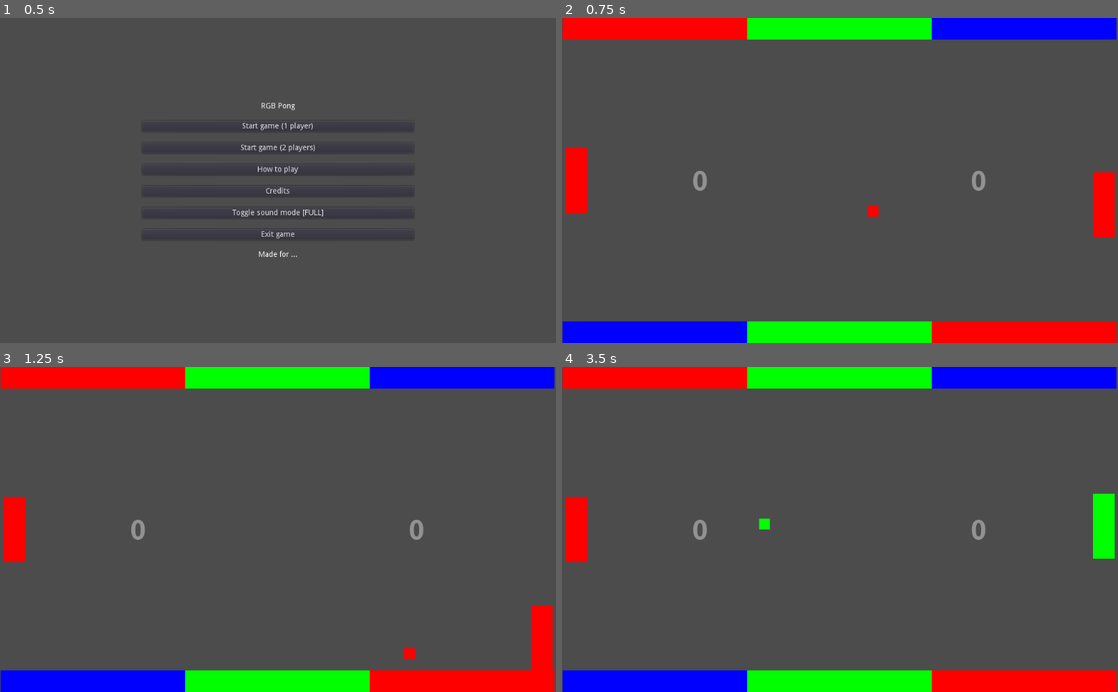
Above: before the commit, frames 1-4 (two rows, left to right).
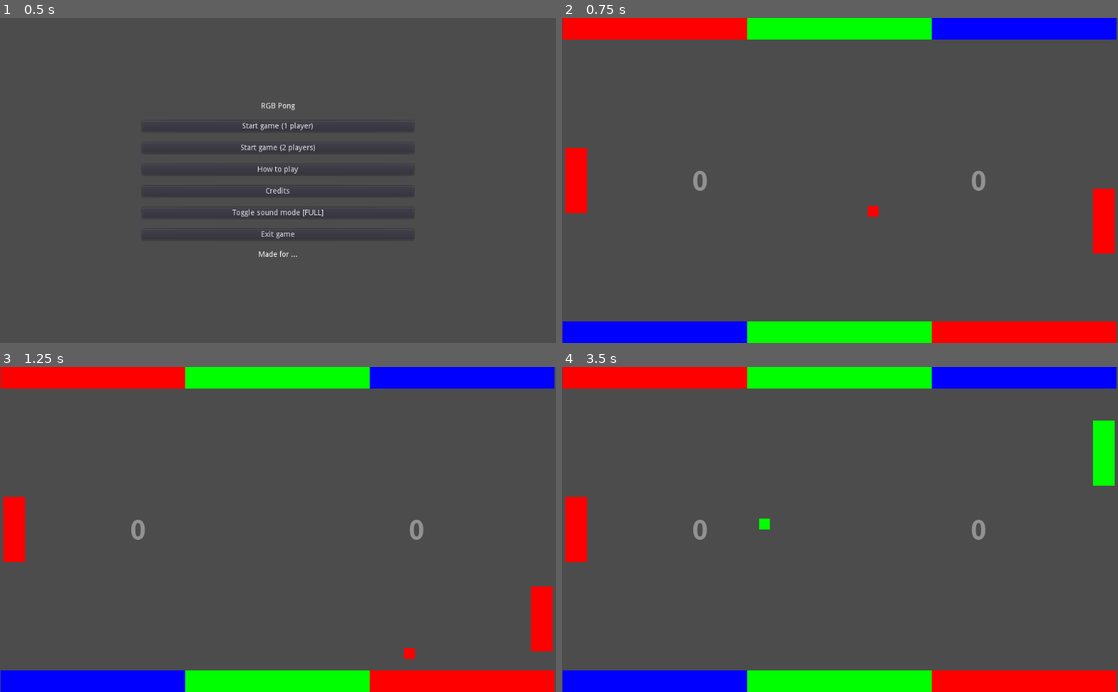
Above: after the commit, the same moments.

Repository: moisesjbc/1-retogamedev
Game: Godot game, scene res://menus/main_menu/main_menu.tscn
Same seed, same stepped clock (60 frames per second), same inputs: the game is played once before the commit and once after it.
Inputs:
- Up to frame 1 (0.5 s): no input
- Up to frame 2 (0.75 s): click "Start game (1 player)" at 0.5 s
- Up to frame 3 (1.25 s): no input
- Up to frame 4 (3.5 s): no input

Frame 1 is identical in both runs. In frame 2, 0.4% of the frame differs, in the area x 95-100%, y 47-73%; in frame 3, 0.5%; in frame 4, 1.6%, in the area x 95-100%, y 16-59%.

Commit message:
Adjusted player IA

Diff:
--- a/godot-project/main/main.gd
+++ b/godot-project/main/main.gd
@@ -1,7 +1,8 @@
 extends Node2D
 
 func _ready():
-	$player_2.bot = true
+	if globals.n_players == 1:
+		$player_2.start_bot()
 	get_tree().paused = false
 
 
--- a/godot-project/main/player/player.gd
+++ b/godot-project/main/player/player.gd
@@ -15,11 +15,16 @@
 func _ready():
 	ColorUtils.set_color(self, current_color)
 	ball = get_node(ball_path)
-	print(ball)
+	self.bot = false
+	set_physics_process(true)
+
+func start_bot():
+	self.bot = true
+	$ia_timer.start(0.1)
 
 
 func _input(_event):
-	if not bot:
+	if not self.bot:
 		if Input.is_action_pressed("ui_up_player_"+String(player_index)):
 			direction.y = -1
 		elif Input.is_action_pressed("ui_down_player_"+String(player_index)):
@@ -36,14 +41,23 @@
 
 
 func _physics_process(delta):
-	if bot:
-		if ball.global_position.y < self.global_position.y:
-			direction.y = -1
-		elif ball.global_position.y > self.global_position.y:
-			direction.y = 1
-		else:
-			direction.y = 0
+	move_and_collide(velocity * self.direction * delta)
 
-		ColorUtils.set_color(self, ball.current_color)
 
-	move_and_collide(velocity * direction * delta)
+func _on_ia_timer_timeout():
+	var direction_options = [1, -1, 0]
+	var right_option_index = 0
+
+	if self.global_position.y < ball.global_position.y:
+		right_option_index = 0
+	elif self.global_position.y > ball.global_position.y:
+		right_option_index = 1
+	else:
+		right_option_index = 2
+
+	if randi() % 100 < 90:
+		self.direction.y = direction_options[right_option_index]
+	else:
+		self.direction.y = direction_options[(right_option_index + 1) % 3]
+
+	ColorUtils.set_color(self, ball.current_color)
--- a/godot-project/main/player/player.tscn
+++ b/godot-project/main/player/player.tscn
@@ -18,3 +18,6 @@
 [node name="shape" type="CollisionShape2D" parent="."]
 position = Vector2( -0.440125, 0.440125 )
 shape = SubResource( 1 )
+
+[node name="ia_timer" type="Timer" parent="."]
+[connection signal="timeout" from="ia_timer" to="." method="_on_ia_timer_timeout"]
